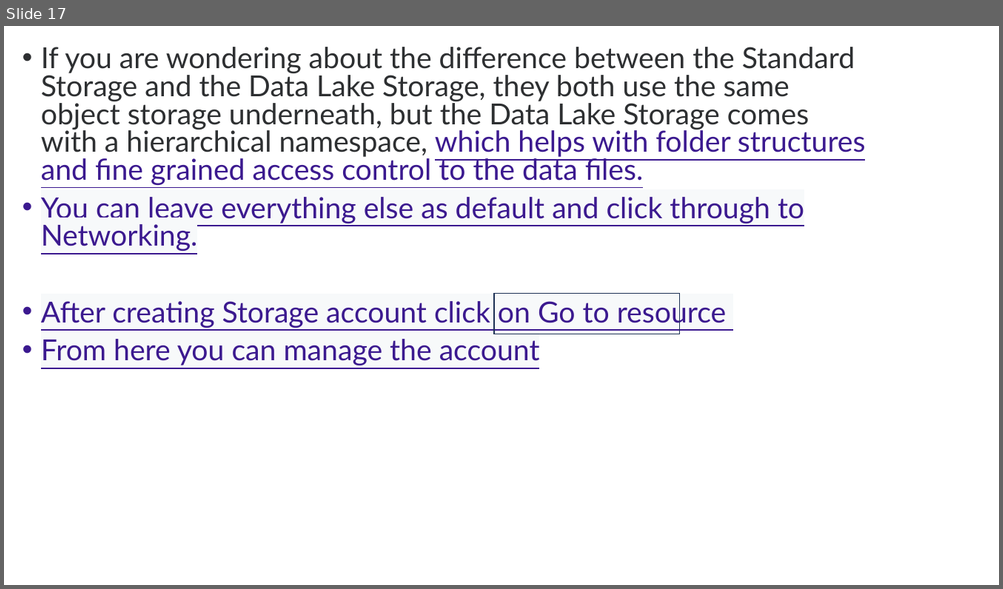
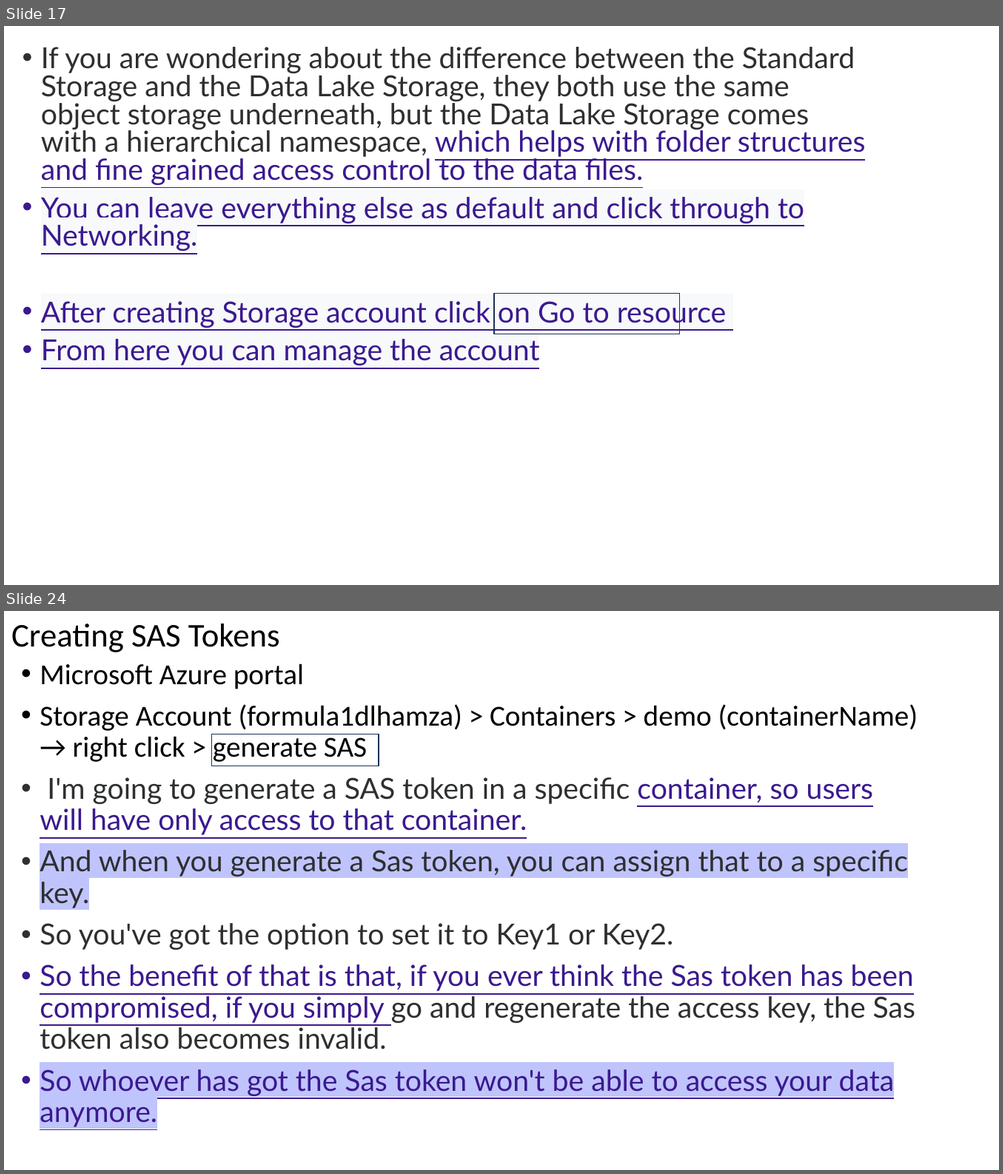
Before and after one commit to Hamza20203064/QuantumFlow-Databricks-ETL, a slide deck: Azure Databricks.pptx. Shown one above the other, each under a label of ours: slide 17 before the commit, slides 17 and 24 after it; the slides between them are not shown. The pictures are 1003x589 and 1003x1174 pixels, drawn with LibreOffice and Linux fonts; fonts in the diff are those of the drawing. Boxes give left, top, right and bottom in pixels: in the first picture for what was removed or moved away, otherwise in the second. Text is boxed around its words. In the diff, an @@ line names an element or a change of style, - is before the commit and + after.

```diff
--- a/Azure Databricks.pptx
+++ b/Azure Databricks.pptx
@@ slide 24 added at (x1=4, y1=611, x2=999, y2=1170), background #FFFFFF @@
@@ title added at (x1=11, y1=624, x2=280, y2=652), 32 pt, text #000000 @@
+Creating SAS Tokens
@@ text added at (x1=40, y1=664, x2=918, y2=1128), 28 pt, text #2D2F31 @@
+• Microsoft Azure portal
+• Storage Account (formula1dlhamza) > Containers > demo (containerName) → right click > generate SAS
+• I'm going to generate a SAS token in a specific container, so users will have only access to that container.
+• And when you generate a Sas token, you can assign that to a specific key.
+• So you've got the option to set it to Key1 or Key2.
+• So the benefit of that is that, if you ever think the Sas token has been compromised, if you simply go and regenerate the access key, the Sas token also becomes invalid.
+• So whoever has got the Sas token won't be able to access your data anymore.
@@ rectangle added at (x1=211, y1=734, x2=378, y2=766), outline #1E3256 1 pt @@
```
Also in this commit, not shown: 4 slides changed, 32 other slides added, 22 other files.
